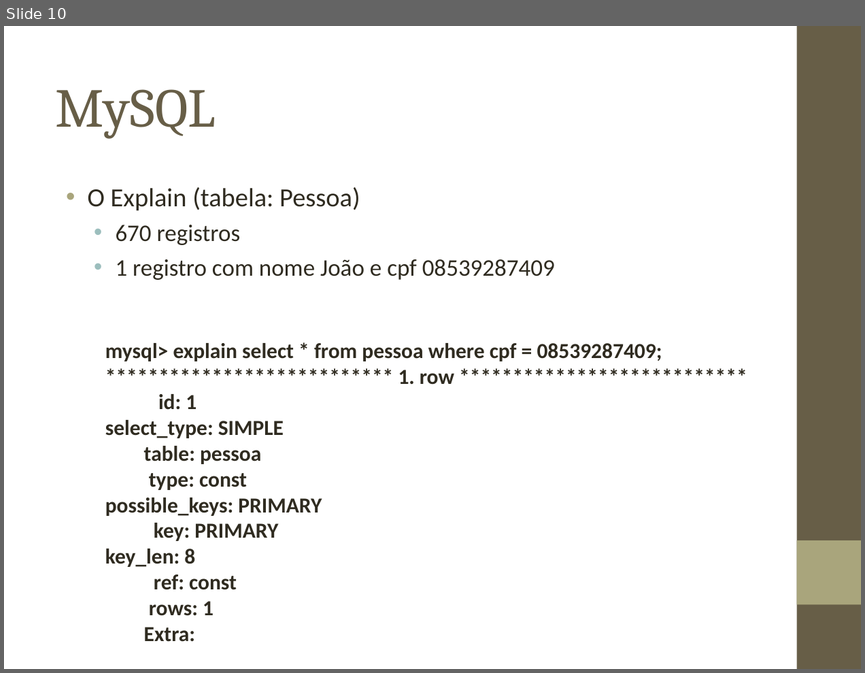
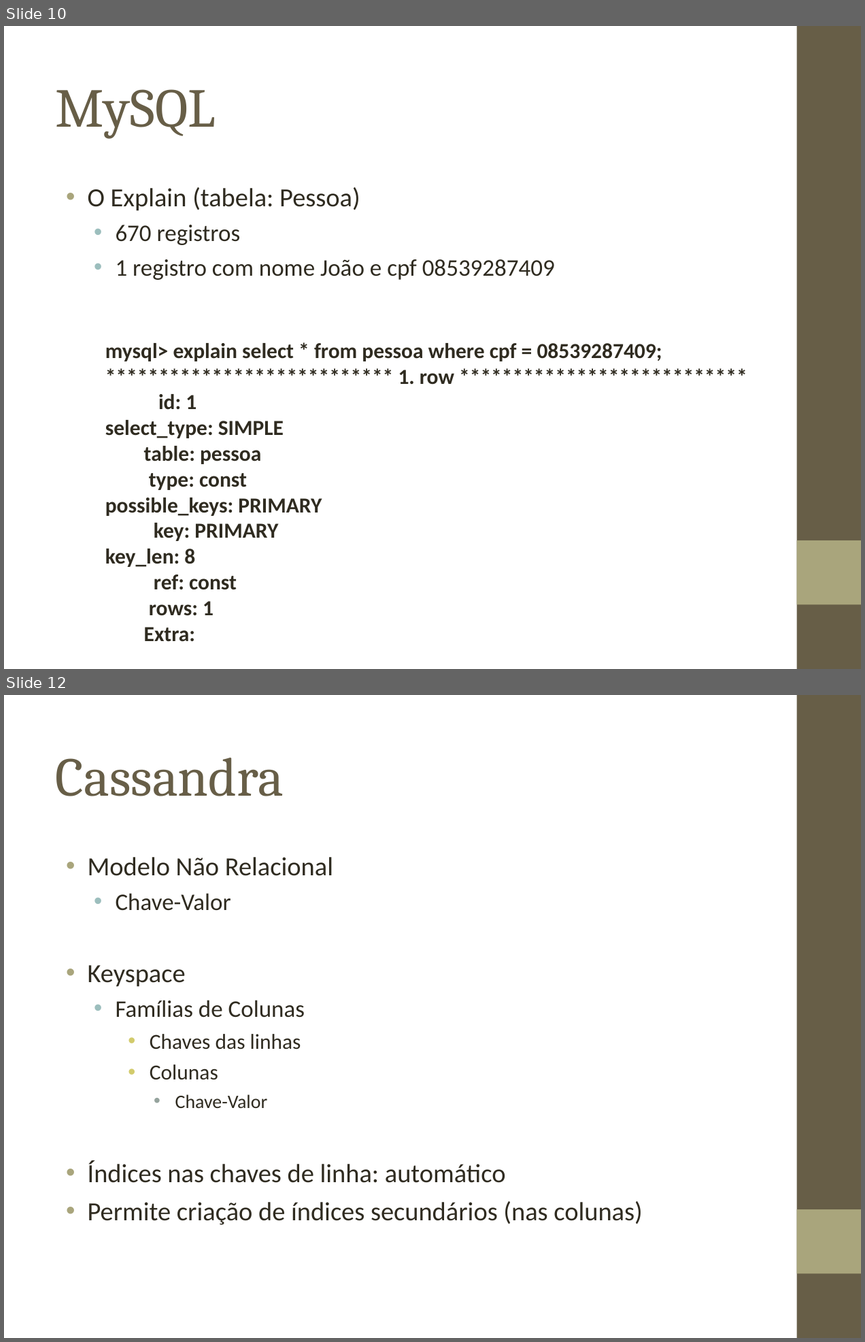
Before and after one commit to biacpaixao/Projeto_Final, a slide deck: apresentacao_projeto_final.ppt. Shown one above the other, each under a label of ours: slide 10 before the commit, slides 10 and 12 after it; the slides between them are not shown. The pictures are 865x673 and 865x1342 pixels, drawn with LibreOffice and Linux fonts; fonts in the diff are those of the drawing; background and template pictures are left out. Boxes give left, top, right and bottom in pixels: in the first picture for what was removed or moved away, otherwise in the second. Text is boxed around its words. In the diff, an @@ line names an element or a change of style, - is before the commit and + after.

```diff
--- a/apresentacao_projeto_final.ppt
+++ b/apresentacao_projeto_final.ppt
@@ slide 12 added at box(4, 695, 861, 1338), background picture (left out); not listed: 2 template elements that a slide beside it also shows @@
@@ title added at box(56, 758, 283, 796), 46 pt, text #675E47 @@
+Cassandra
@@ text added at box(88, 857, 642, 1225), 22 pt, text #2F2B20 @@
+• Modelo Não Relacional
+  • Chave-Valor
+• Keyspace
+  • Famílias de Colunas
+    • Chaves das linhas
+    • Colunas
+      • Chave-Valor
+• Índices nas chaves de linha: automático
+• Permite criação de índices secundários (nas colunas)
```
Also in this commit, not shown: 13 slides changed, 3 other slides added, 1 slide removed, 2 other files.
